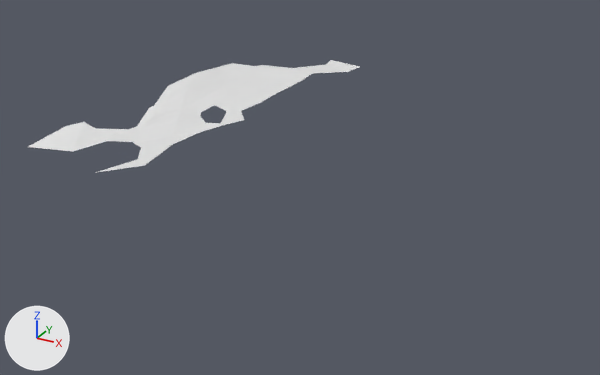
The glTF model models/grassspawn.glb, before and after one commit.
The view is the same before and after, from a camera (50 mm lens) standing at (43.9, 6.0, 11.1) and looking at (31.2, 29.0, -0.4). Arrows for +X, +Y and +Z are at lower left; the lights stay in place. Vertices at the same position are counted once.

The first picture shows 'plantspawn.scene2'.
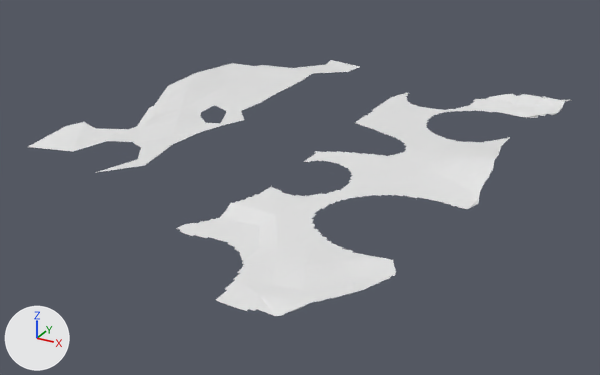
The change, as JSON lines over the scene's bpy script:
```json
{"block": "me_plane_026", "where": "# used by ob_plantspawn_scene2; location = (0.0, 0.0, -0.02)"}
{"op": "remove", "block": "me_plane_026", "code": "me_plane_026.from_pydata(...)  # 51 vertices, 60 faces; spans x 22.6..28.6, y 24.0..39.7, z 0.8..1.3"}
{"op": "add", "block": "me_plane_026", "code": "me_plane_026.from_pydata(...)  # 539 vertices, 587 faces; spans x 22.6..38.4, y 19.2..39.7, z 0.8..1.8"}
{"block": "me_plane_026", "change": "me_plane_026 part 1: a new loose piece of 488 vertices spanning x 31.3..38.4, y 19.2..37.2, z 1.2..1.8"}
```

Boxes [x1, y1, x2, y2] around the edits, measured in the pictures (600 x 375 px):
```json
{"object": "plantspawn.scene2", "change": "reshaped", "before": [28, 60, 360, 173], "after": [28, 60, 572, 316], "on screen": "64% wider, 125% taller"}
{"part": 1, "of": "me_plane_026", "change": "added", "after": [176, 93, 572, 316]}
```
